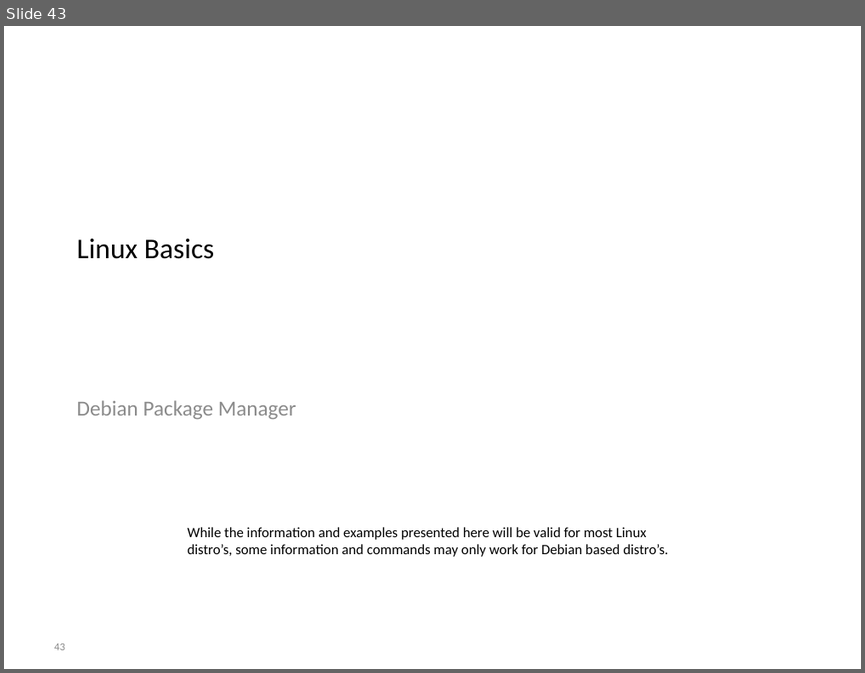
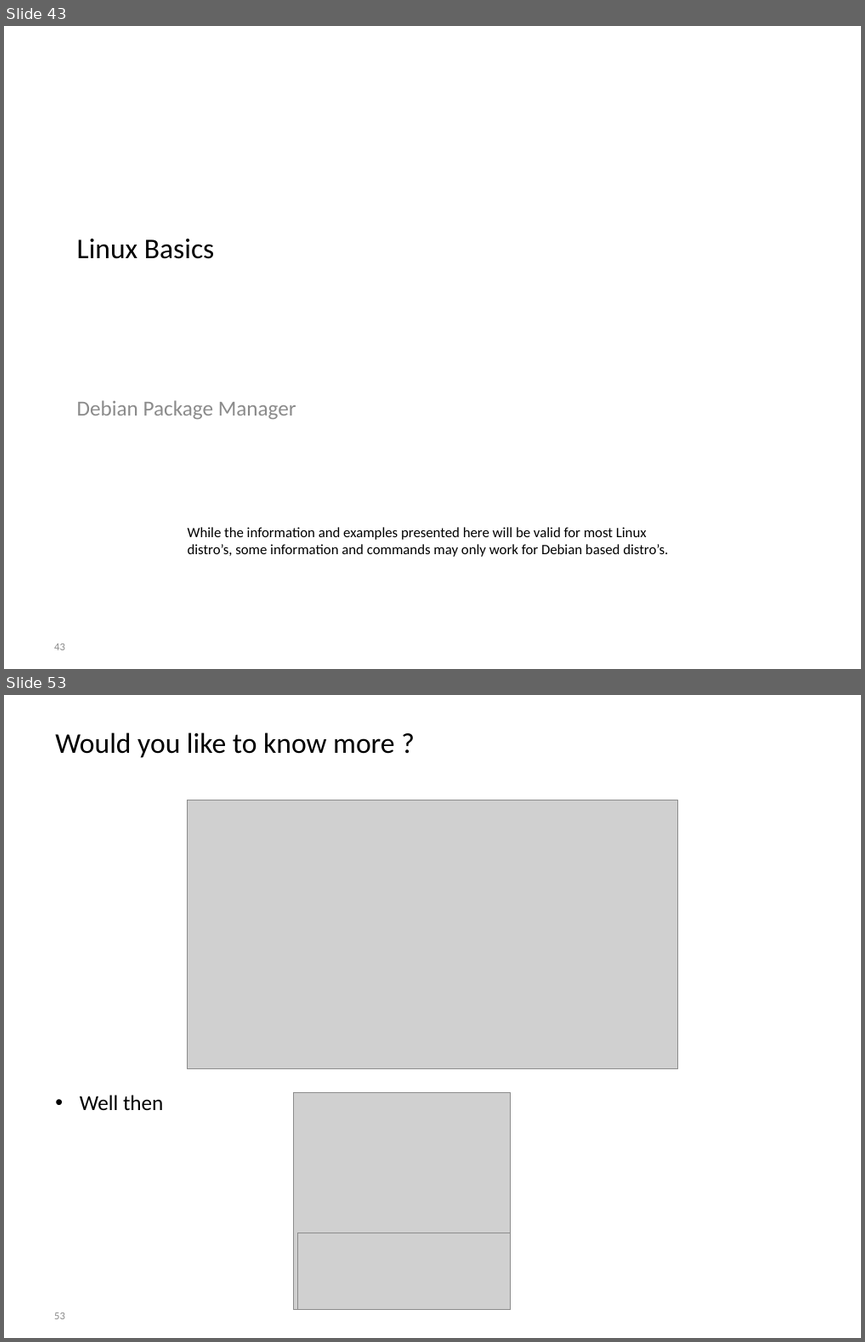
Before and after one commit to BioBoost/multimediatechnieken, a slide deck: slides/introduction_to_linux.pptx. Shown one above the other, each under a label of ours: slide 43 before the commit, slides 43 and 53 after it; the slides between them are not shown. The pictures are 865x673 and 865x1342 pixels, drawn with LibreOffice and Linux fonts; fonts in the diff are those of the drawing; grey boxes stand for pictures; background and template pictures are left out. Boxes give left, top, right and bottom in pixels: in the first picture for what was removed or moved away, otherwise in the second. Text is boxed around its words. In the diff, an @@ line names an element or a change of style, - is before the commit and + after.

```diff
--- a/slides/introduction_to_linux.pptx
+++ b/slides/introduction_to_linux.pptx
@@ slide 53 added at bbox=[4, 695, 861, 1338], background picture (left out) @@
@@ title added at bbox=[55, 732, 395, 758], 24 pt, text #000000 @@
+Would you like to know more ?
@@ picture added at bbox=[188, 800, 678, 1069] @@
@@ text added at bbox=[80, 1095, 163, 1110], 18 pt, text #000000 @@
+• Well then
@@ picture added at bbox=[294, 1093, 511, 1310] @@
@@ picture added at bbox=[298, 1233, 511, 1310] @@
@@ page number added at bbox=[54, 1312, 65, 1319], 9 pt, text #8C8C8C @@
+53
```
Also in this commit, not shown: 9 other slides added, 1 other file.
